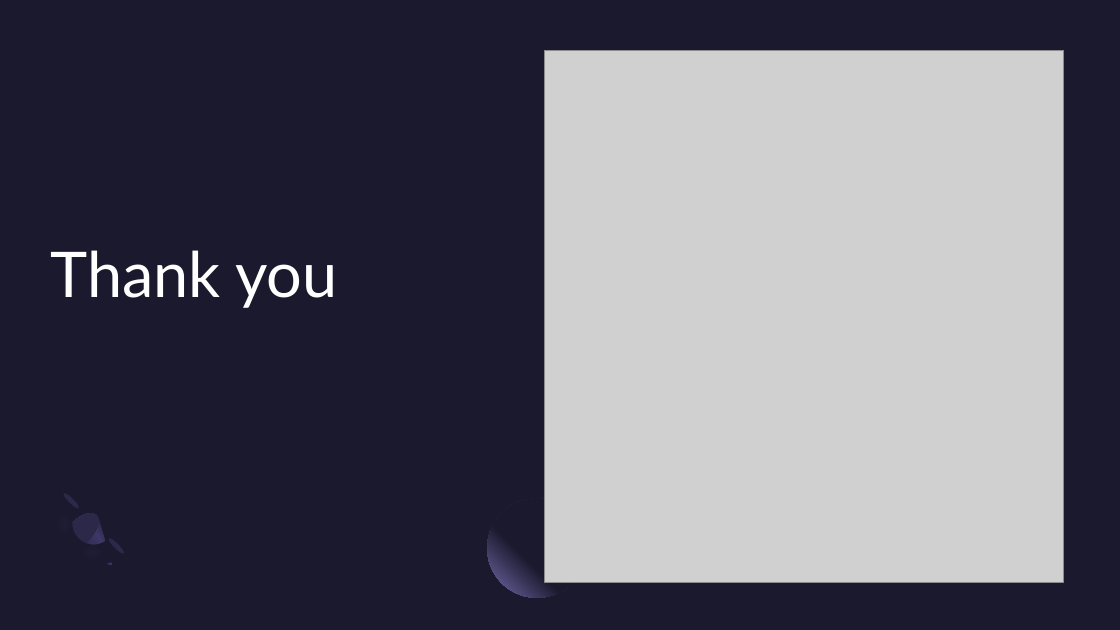
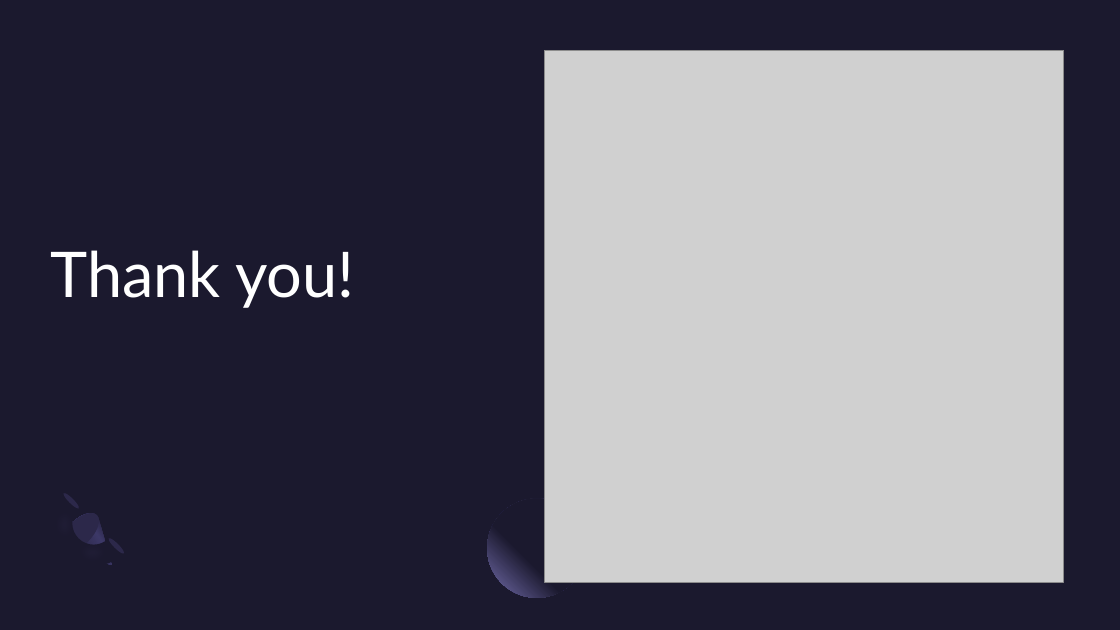
Before and after one commit to Sharya-wolf/Capstone_3, a slide deck: slide 9 of Weaver Presentation.pptx (slide 8 before the commit). Drawn at 1120x630 pixels with LibreOffice and Linux fonts; fonts in the diff are those of the drawing; grey boxes stand for pictures. Boxes give left, top, right and bottom in pixels: in the first picture for what was removed or moved away, otherwise in the second. Text is boxed around its words. In the diff, an @@ line names an element or a change of style, - is before the commit and + after.

```diff
--- a/Weaver Presentation.pptx
+++ b/Weaver Presentation.pptx
@@ title at (50, 250, 354, 308): text changed @@
-Thank you
+Thank you!
```
Also in this commit, not shown: 3 other slides changed, 5 slides added, 4 slides removed.
